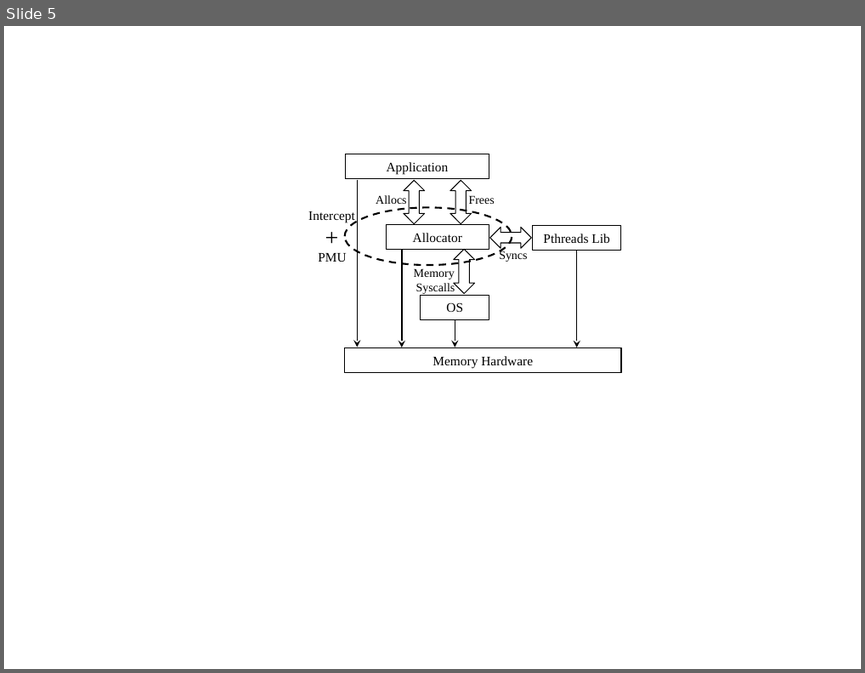
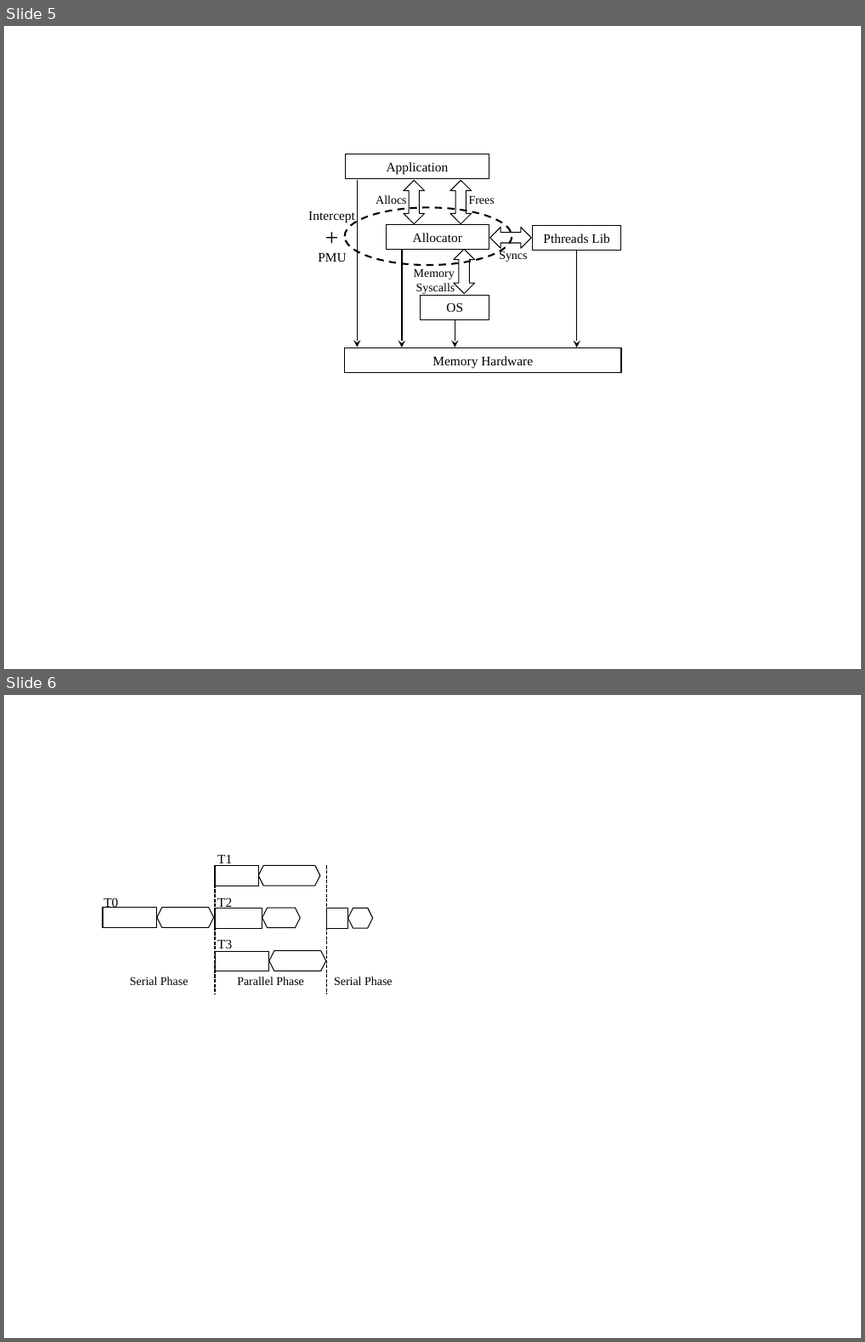
Before and after one commit to UTSASRG/MemPerf-Pro, a slide deck: paper/figures/Figures.pptx. Shown one above the other, each under a label of ours: slide 5 before the commit, slides 5 and 6 after it. The pictures are 865x673 and 865x1342 pixels, drawn with LibreOffice and Linux fonts; fonts in the diff are those of the drawing. Boxes give left, top, right and bottom in pixels: in the first picture for what was removed or moved away, otherwise in the second. Text is boxed around its words. In the diff, an @@ line names an element or a change of style, - is before the commit and + after.

```diff
--- a/paper/figures/Figures.pptx
+++ b/paper/figures/Figures.pptx
@@ slide 6 added at (4,695,861,1338), background #FFFFFF @@
@@ line added from (215, 866) to (215, 994), #000000 1 pt dashed @@
@@ rectangle added at (215,866,258,886), outline #000000 0.75 pt @@
@@ text added at (217,855,232,866), 11 pt, text #000000 @@
+T1
@@ hexagon added at (258,866,320,886), outline #000000 0.75 pt @@
@@ line added from (327, 866) to (327, 994), #000000 1 pt dashed @@
@@ text added at (103,897,118,907), 11 pt, text #000000 @@
+T0
@@ text added at (217,897,232,908), 11 pt, text #000000 @@
+T2
@@ rectangle added at (103,907,156,928), outline #000000 0.75 pt @@
@@ hexagon added at (157,907,214,928), outline #000000 0.75 pt @@
@@ rectangle added at (215,907,262,928), outline #000000 0.75 pt @@
@@ hexagon added at (262,907,300,928), outline #000000 0.75 pt @@
@@ rectangle added at (327,908,347,929), outline #000000 0.75 pt @@
@@ hexagon added at (347,907,372,928), outline #000000 0.75 pt @@
@@ text added at (217,939,232,952), 11 pt, text #000000 @@
+T3
@@ rectangle added at (215,951,268,972), outline #000000 0.75 pt @@
@@ hexagon added at (268,950,325,971), outline #000000 0.75 pt @@
@@ text added at (130,976,188,985), 10 pt, text #000000 @@
+Serial Phase
@@ text added at (237,976,304,985), 10 pt, text #000000 @@
+Parallel Phase
@@ text added at (334,976,392,985), 10 pt, text #000000 @@
+Serial Phase
```
Also in this commit, not shown: 2 other slides added, 8 other files.
